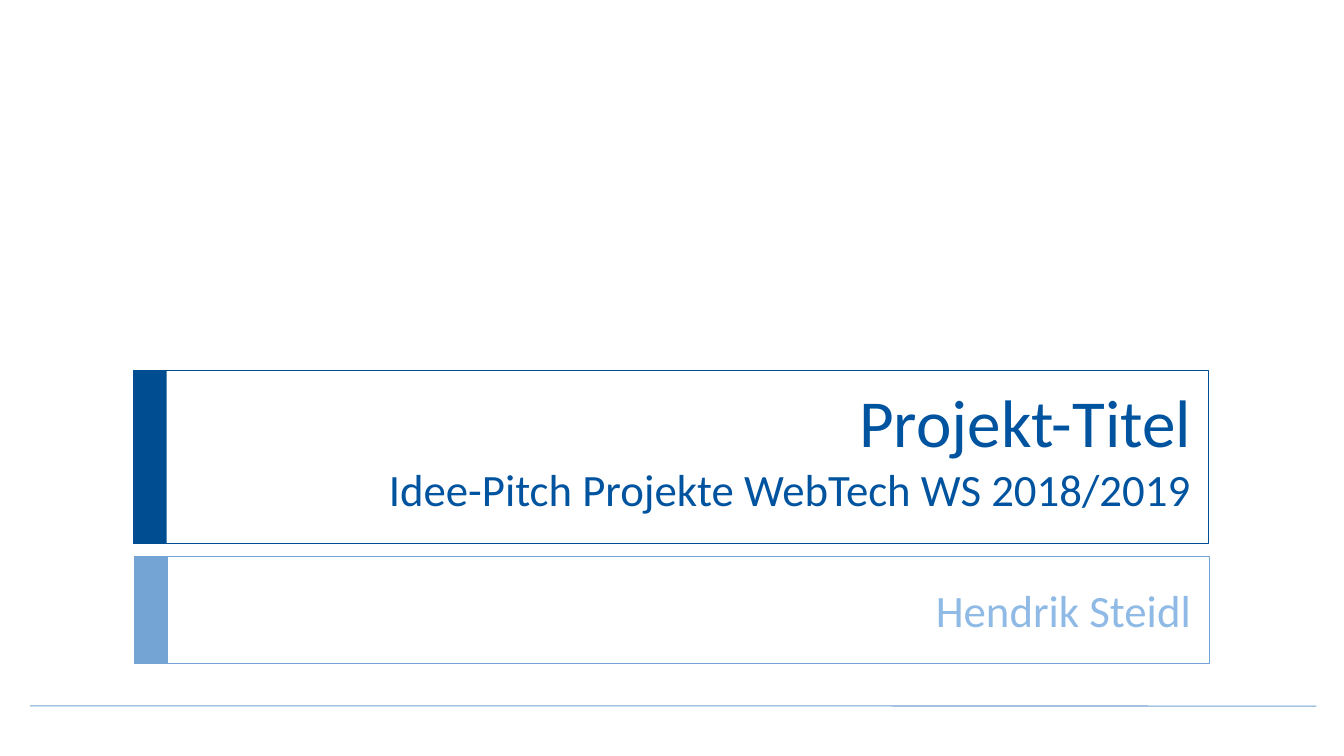
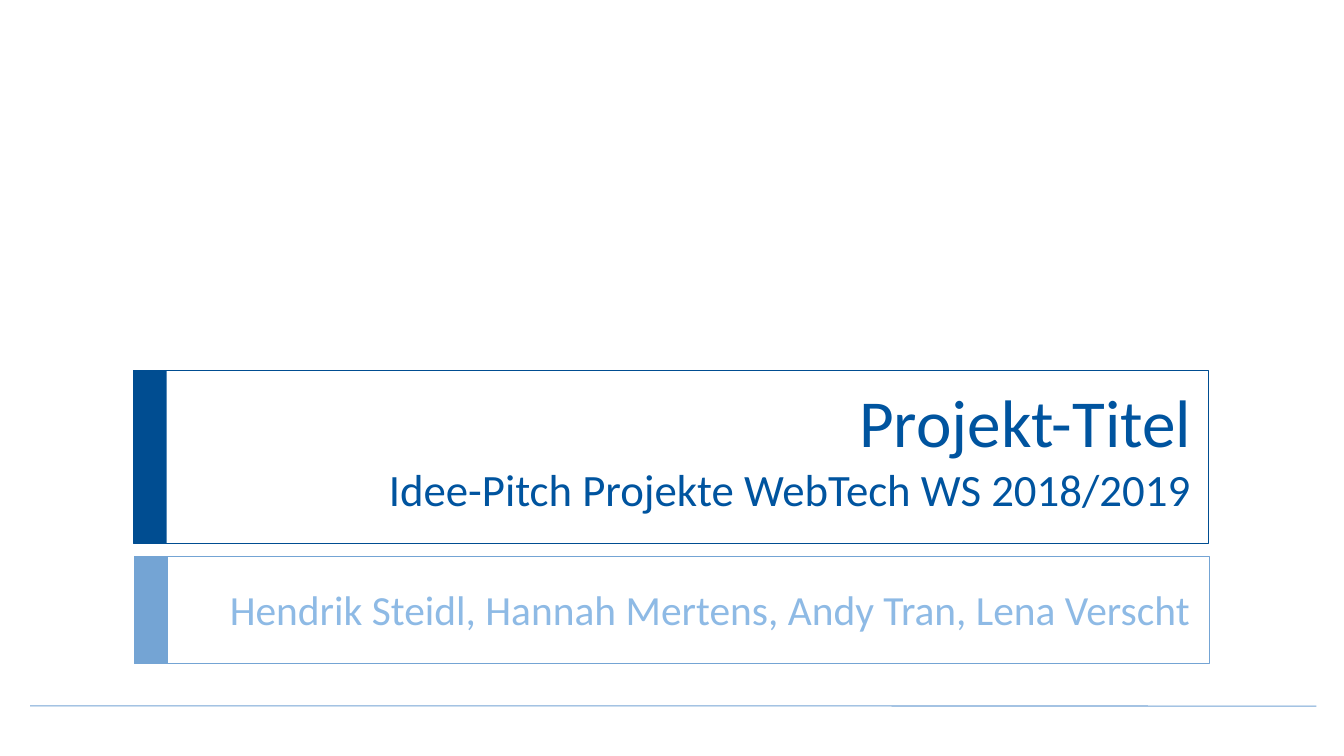
Before and after one commit to Taku1412/larifari, a slide deck: slide 1 of Folien/Zwischenpräsention.pptx. Drawn at 1344x756 pixels with LibreOffice and Linux fonts; fonts in the diff are those of the drawing; background and template pictures are left out. Boxes give left, top, right and bottom in pixels: in the first picture for what was removed or moved away, otherwise in the second. Text is boxed around its words. In the diff, an @@ line names an element or a change of style, - is before the commit and + after.

Commit message:
folien namen + pdf

```diff
--- a/Folien/Zwischenpräsention.pptx
+++ b/Folien/Zwischenpräsention.pptx
@@ subtitle at [230,596,1190,632]: text changed; size 32 to 29.6 pt @@
-Hendrik Steidl
+Hendrik Steidl, Hannah Mertens, Andy Tran, Lena Verscht
```
Also in this commit, not shown: 1 other file.
